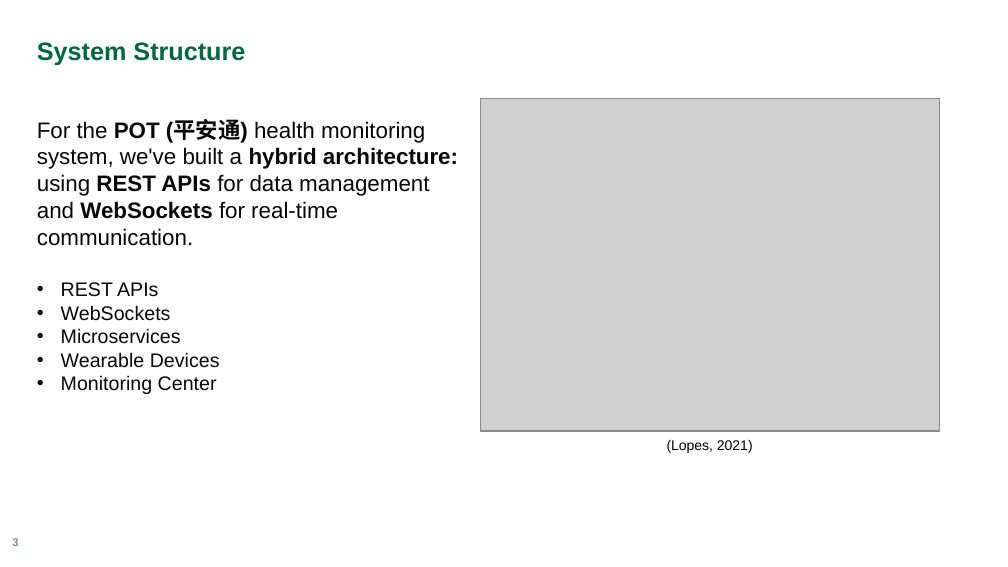
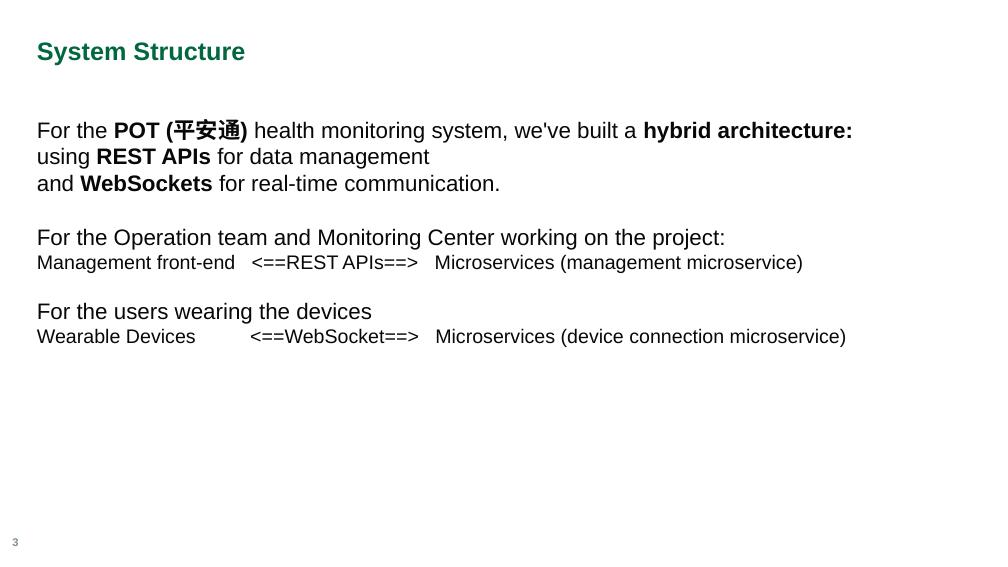
Before and after one commit to lian0138/CST8916_Assignment_1, a slide deck: slide 3 of Presentation.pptx. Drawn at 1008x567 pixels with LibreOffice and Linux fonts; fonts in the diff are those of the drawing; grey boxes stand for pictures; background and template pictures are left out. Boxes give left, top, right and bottom in pixels: in the first picture for what was removed or moved away, otherwise in the second. Text is boxed around its words. In the diff, an @@ line names an element or a change of style, - is before the commit and + after.

Commit message:
update

```diff
--- a/Presentation.pptx
+++ b/Presentation.pptx
@@ picture removed at bbox=[481, 99, 940, 431] @@
@@ text at bbox=[37, 228, 847, 347]: text changed @@
-• REST APIs
-• WebSockets
-• Microservices
-• Wearable Devices
-• Monitoring Center
+For the Operation team and Monitoring Center working on the project:
+Management front-end <==REST APIs==> Microservices (management microservice)
+For the users wearing the devices
+Wearable Devices <==WebSocket==> Microservices (device connection microservice)
@@ text removed at bbox=[667, 440, 753, 453] @@
-(Lopes, 2021)
```
Also in this commit, not shown: 2 other slides changed.
